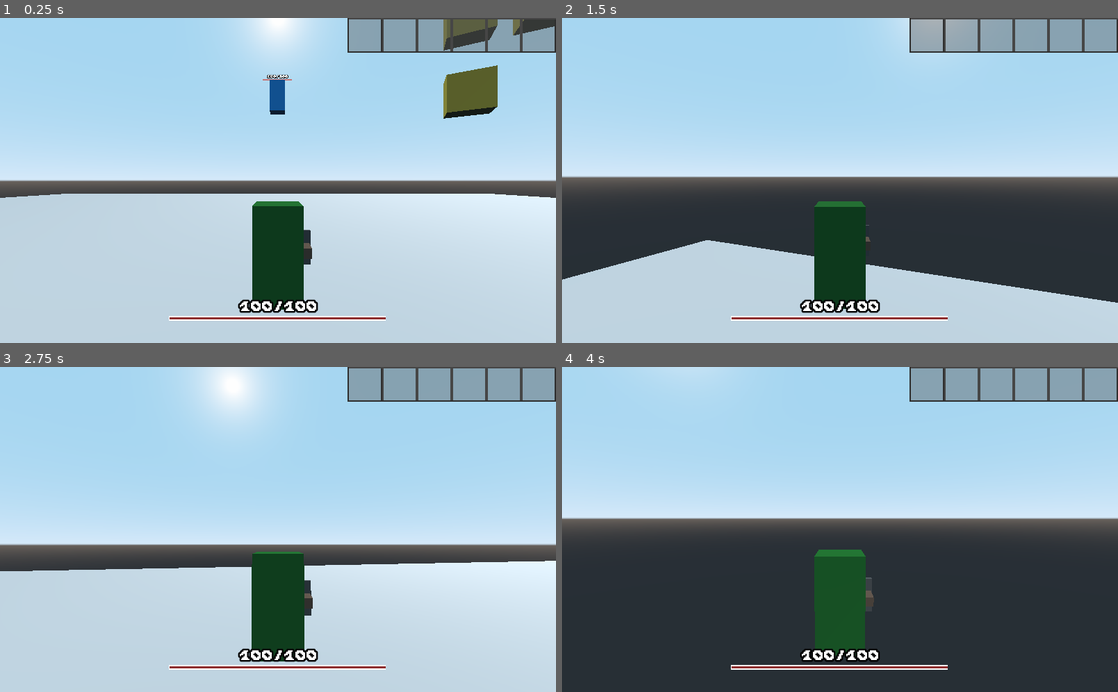
Above: before the commit, frames 1-4 (two rows, left to right).
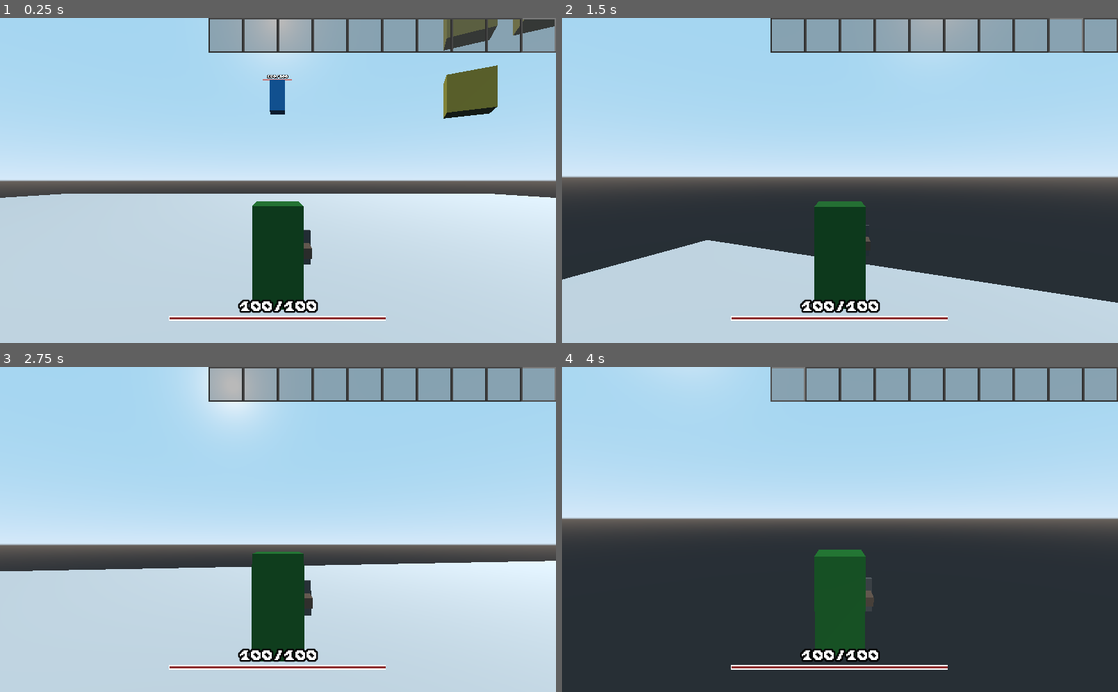
Above: after the commit, the same moments.

Repository: AlaskanGopher/GopherRPG3D
Game: Godot game, scene res://MainScene/InGame.tscn
The game is run twice, just before and just after one commit, with the same random seed, the same clock (stepped at 60 frames per second) and the same inputs.
Inputs (mouse positions are in pixels of both pictures, inside the frame that each line leads up to):
- Up to frame 1 (0.25 s): no input
- Up to frame 2 (1.5 s): tap Enter at 0.5 s; move the mouse to (867, 180) at 0.52 s; hold W (movement_up) from 0.53 s (still down); tap 0 at 0.6 s; click (867, 180) at 0.67 s; tap Space (movement_jump) at 0.77 s; tap 9 at 0.8, 1.35 s; move the mouse to (812, 180) at 1.27 s; click (812, 180) at 1.42 s
- Up to frame 3 (2.75 s): keep holding W (movement_up); tap Space (movement_jump) at 1.52 s; tap 1 at 1.55, 2.1 s; move the mouse to (289, 523) at 2.02 s; click (289, 523) at 2.17 s; tap 0 at 2.3 s
- Up to frame 4 (4 s): keep holding W (movement_up); move the mouse to (834, 536) at 2.77 s; tap Shift (movement_run) at 2.85 s; click (834, 536) at 2.92 s; tap Space (movement_jump) at 3.02, 3.77 s; tap 9 at 3.05 s; move the mouse to (878, 532) at 3.52 s; tap 0 at 3.6 s; click (878, 532) at 3.67 s; tap 1 at 3.8 s

The runs differ from the first frame. In frame 1, 2.7% of the frame differs, in the area x 37-100%, y 0-11%; in frame 2, 2.7%; in frame 3, 2.7%; in frame 4, 2.7%.

Commit message:
added hotbar switching w/ number keys

Diff:
--- a/source/HUD/HUD.tscn
+++ b/source/HUD/HUD.tscn
@@ -1,7 +1,8 @@
-[gd_scene load_steps=4 format=2]
+[gd_scene load_steps=5 format=2]
 
 [ext_resource path="res://Entities/HP Bar.tscn" type="PackedScene" id=1]
 [ext_resource path="res://HUD/HUD_Script.gd" type="Script" id=2]
+[ext_resource path="res://Resources/Hotbar/Selected.png" type="Texture" id=3]
 [ext_resource path="res://HUD/Hotbar.gd" type="Script" id=4]
 
 [node name="HUD" type="Control"]
@@ -26,6 +27,17 @@
 __meta__ = {
 "_edit_use_anchors_": false
 }
+SLOTS = 10
+
+[node name="SelectedSlot" type="NinePatchRect" parent="."]
+margin_left = 960.0
+margin_right = 1024.0
+margin_bottom = 64.0
+texture = ExtResource( 3 )
+region_rect = Rect2( 0, 0, 32, 32 )
+__meta__ = {
+"_edit_use_anchors_": false
+}
 
 [node name="HP Bar" parent="." instance=ExtResource( 1 )]
 anchor_left = 0.5
--- a/source/HUD/Hotbar.gd
+++ b/source/HUD/Hotbar.gd
@@ -1,6 +1,8 @@
 extends HBoxContainer
 
 export var SLOTS : int = 6
+
+var selectedSlot = 0
 
 func _ready():
 	rect_size.x = SLOTS*64
@@ -15,7 +17,21 @@
 		if i == 0:
 			slot.region_rect = Rect2(0, 0, 32, 32)
 		elif i == SLOTS-1:
+			slot.region_rect = Rect2(64, 0, 32, 32)
+		else:
 			slot.region_rect = Rect2(32, 0, 32, 32)
-		else:
-			slot.region_rect = Rect2(64, 0, 32, 32)
 		add_child(slot)
+
+func _input(event):
+	if event is InputEventMouseButton:
+		if event.is_pressed():
+			if event.button_index == BUTTON_WHEEL_UP:
+				print(get_global_mouse_position())
+			elif event.button_index == BUTTON_WHEEL_DOWN:
+				pass
+	if event is InputEventKey:
+		if event.scancode >= KEY_0 and event.scancode <= KEY_9 and event.pressed:
+			selectedSlot = event.scancode - KEY_1
+			selectedSlot = 9 if selectedSlot == -1 else selectedSlot
+			get_node("../SelectedSlot").rect_position.x = get_global_rect().position.x + selectedSlot * 64
+			print(get_global_rect().position.x +selectedSlot * 64)
--- a/source/Player/PlayerController.gd
+++ b/source/Player/PlayerController.gd
@@ -1,6 +1,6 @@
 extends KinematicBody
 
-export var MAX_HEALTH            : int = 100
+export var MAX_HEALTH            : float = 100
 export var THIRD_PERSON_DISTANCE : float = 5
 export var WALKING_ACCELERATION  : float = 100
 export var RUNNING_ACCELERATION  : float = 160
